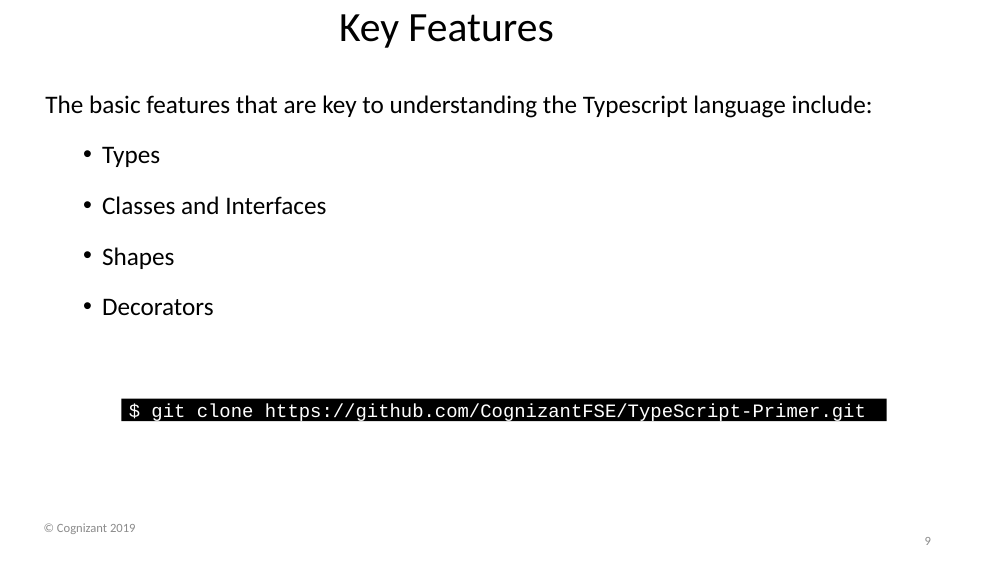
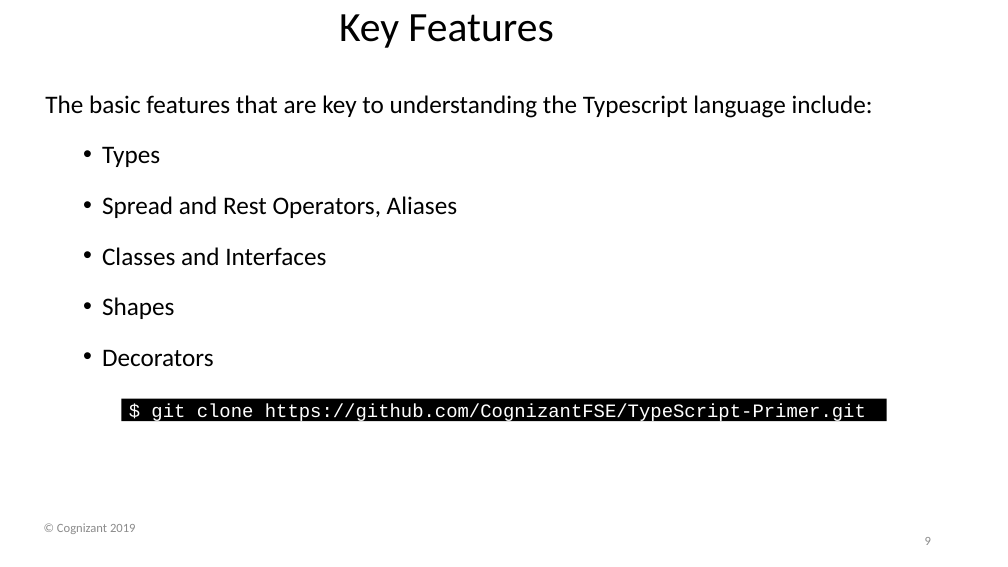
Before and after one commit to davembrownx/PowerPoint-Decks, a slide deck: slide 9 of Angular 8 Day 2 Basic Concepts and Binding.pptx. Drawn at 1008x567 pixels with LibreOffice and Linux fonts; fonts in the diff are those of the drawing; background and template pictures are left out. Boxes give left, top, right and bottom in pixels: in the first picture for what was removed or moved away, otherwise in the second. Text is boxed around its words. In the diff, an @@ line names an element or a change of style, - is before the commit and + after.

```diff
--- a/Angular 8 Day 2 Basic Concepts and Binding.pptx
+++ b/Angular 8 Day 2 Basic Concepts and Binding.pptx
@@ text at (102,196,457,218): paragraph added @@
+  • Spread and Rest Operators, Aliases
```
Also in this commit, not shown: 8 other slides changed, 5 slides added, 2 slides removed.
